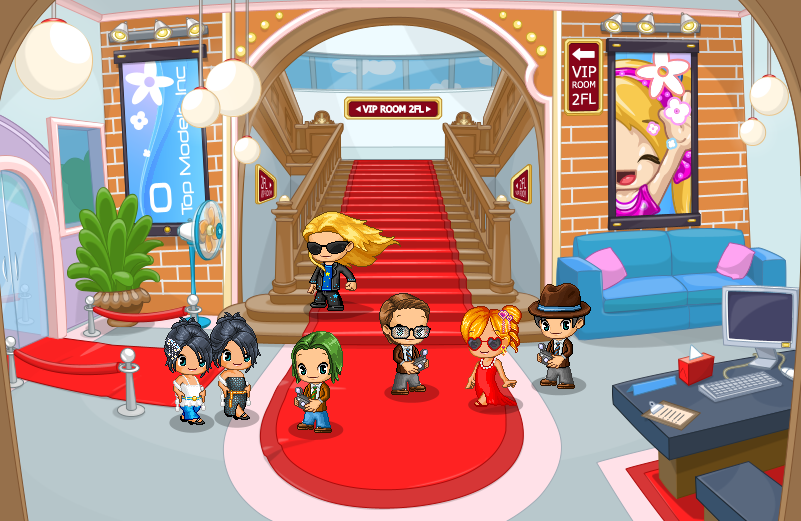
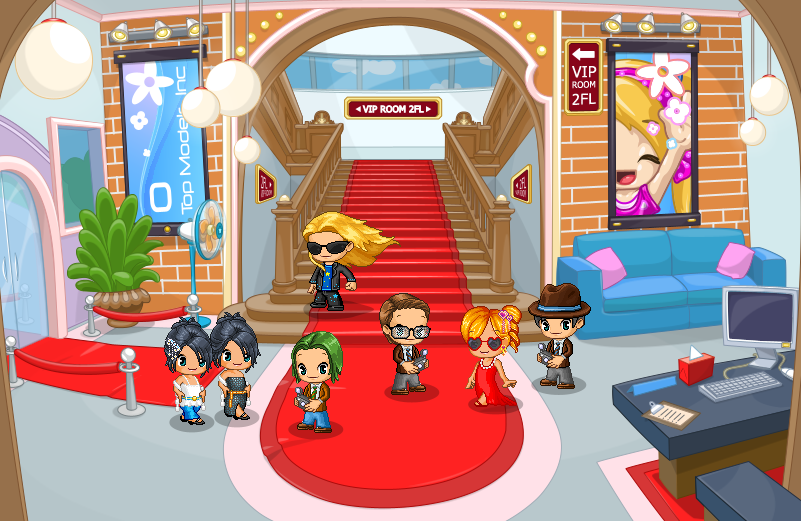
Revision of a layered w=801, h=521 image; what changed, layer by layer:
hid group "npcs" (7 layers) over box(164, 211, 591, 433)
hid "roomframe" over box(0, 0, 801, 521)
hid "rope1" over box(83, 294, 207, 347)
hid "fan" over box(177, 199, 226, 329)
hid "rope2" over box(2, 336, 145, 417)
hid "dooroutline" over box(0, 155, 67, 339)
hid "door" over box(0, 170, 49, 359)
hid "plant" over box(67, 187, 164, 327)
hid "computer" over box(612, 285, 801, 499)
hid "toplights" over box(0, 0, 801, 176)
hid "background" over box(0, 0, 801, 521)
